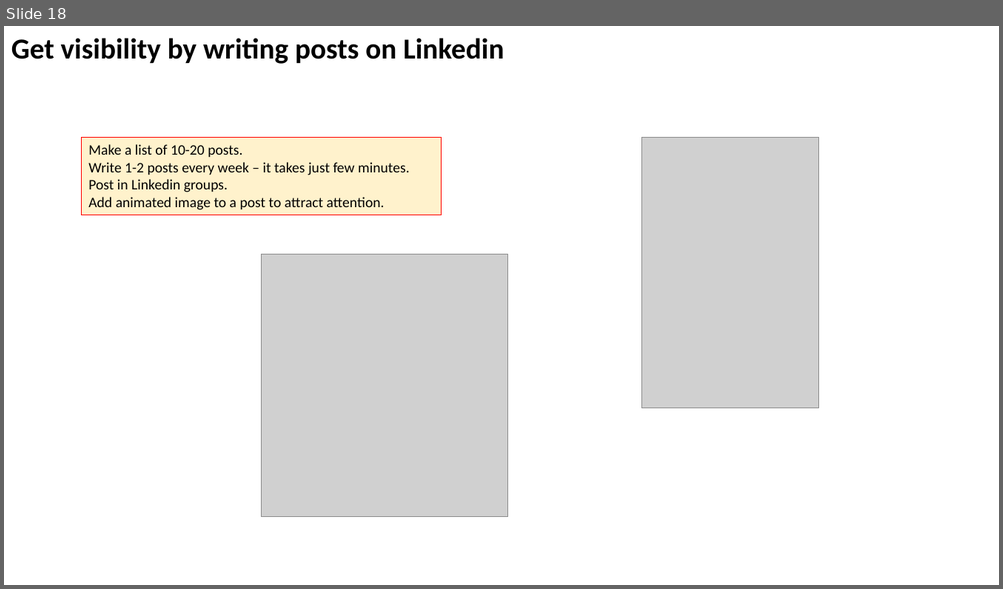
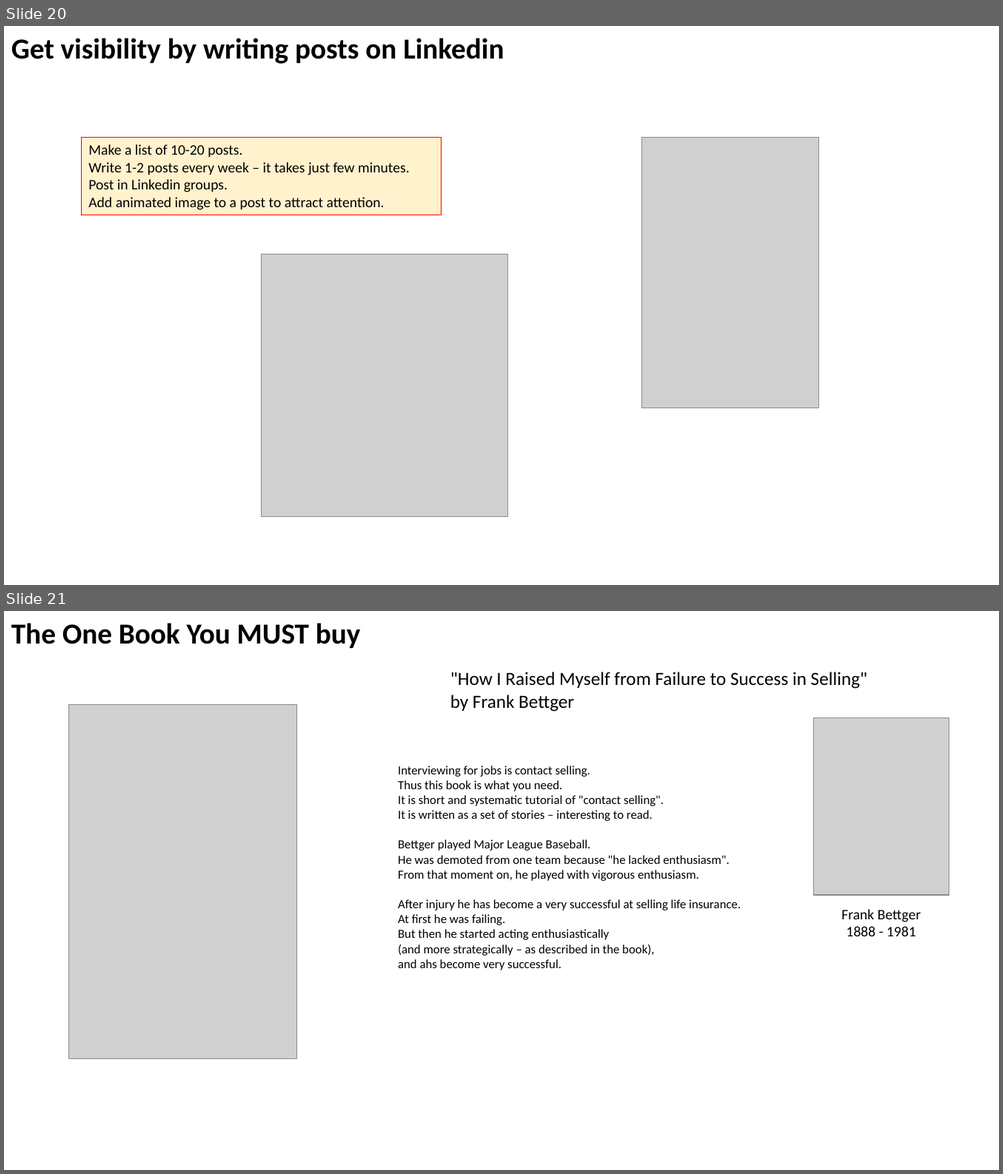
Before and after one commit to lselector/marketing, a slide deck: Job_Searching.pptx. Shown one above the other, each under a label of ours: slide 18 before the commit, slides 20 and 21 after it. The pictures are 1003x589 and 1003x1174 pixels, drawn with LibreOffice and Linux fonts; fonts in the diff are those of the drawing; grey boxes stand for pictures. Boxes give left, top, right and bottom in pixels: in the first picture for what was removed or moved away, otherwise in the second. Text is boxed around its words. In the diff, an @@ line names an element or a change of style, - is before the commit and + after.

```diff
--- a/Job_Searching.pptx
+++ b/Job_Searching.pptx
@@ slide 21 added at <box>4,611,999,1170</box>, background #FFFFFF @@
@@ text added at <box>11,623,361,648</box>, 28 pt, text #000000, bold @@
+The One Book You MUST buy
@@ text added at <box>450,672,868,712</box>, 18 pt, text #000000 @@
+"How I Raised Myself from Failure to Success in Selling"
+by Frank Bettger
@@ picture added at <box>69,704,297,1059</box> @@
@@ picture added at <box>813,718,948,895</box> @@
@@ text added at <box>398,766,740,971</box>, 12 pt, text #000000 @@
+Interviewing for jobs is contact selling.
+Thus this book is what you need.
+It is short and systematic tutorial of "contact selling".
+It is written as a set of stories – interesting to read.
+Bettger played Major League Baseball.
+He was demoted from one team because "he lacked enthusiasm".
+From that moment on, he played with vigorous enthusiasm.
+After injury he has become a very successful at selling life insurance.
+At first he was failing.
+But then he started acting enthusiastically
+(and more strategically – as described in the book),
+and ahs become very successful.
@@ text added at <box>841,909,920,937</box>, 14 pt, text #000000 @@
+Frank Bettger
+1888 - 1981
@@ what was slide 18 is now slide 20 @@
```
Also in this commit, not shown: 5 slides changed, 2 other slides added.
